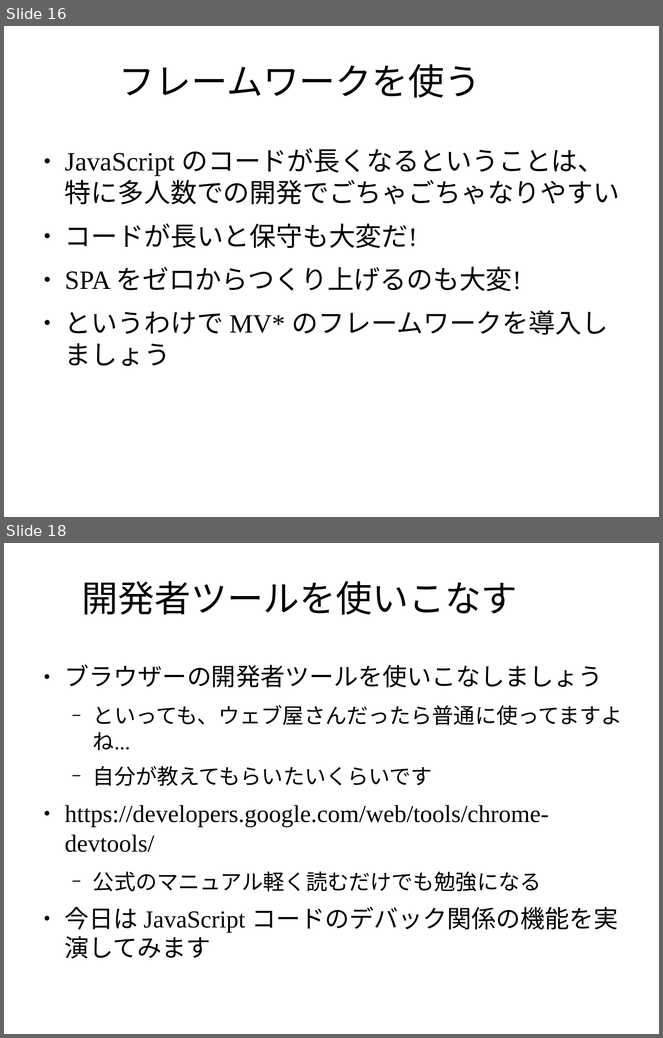
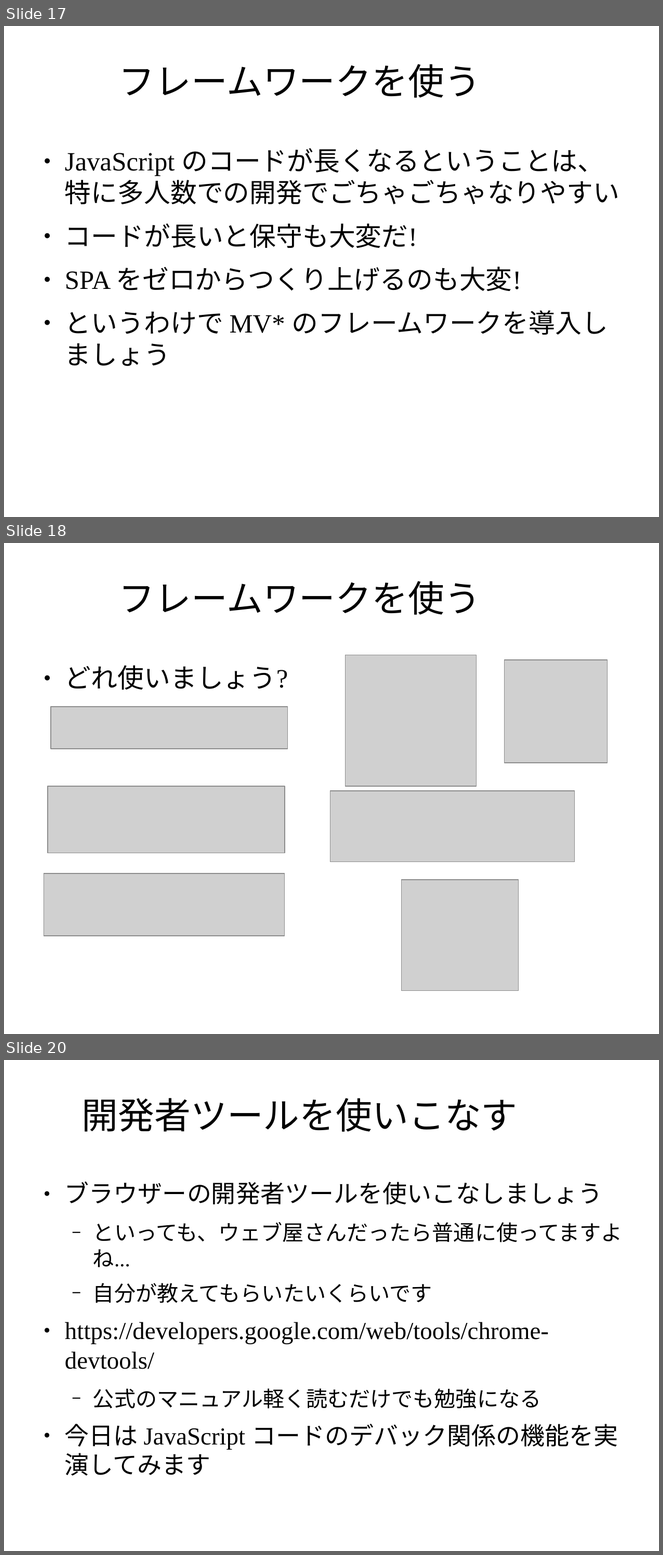
Before and after one commit to masakura/slides, a slide deck: html5jk#1/slide2.odp. Shown one above the other, each under a label of ours: slides 16 and 18 before the commit, slides 17, 18 and 20 after it; the slides between them are not shown. The pictures are 663x1038 and 663x1555 pixels, drawn with LibreOffice and Linux fonts; fonts in the diff are those of the drawing; grey boxes stand for pictures; background and template pictures are left out. Boxes give left, top, right and bottom in pixels: in the first picture for what was removed or moved away, otherwise in the second. Text is boxed around its words. In the diff, an @@ line names an element or a change of style, - is before the commit and + after.

Commit message:
MV* フレームワーク選別をわかりやすく書き換え

```diff
--- a/html5jk#1/slide2.odp
+++ b/html5jk#1/slide2.odp
@@ slide 18 added at (4,543,659,1034), background picture (left out) @@
@@ title added at (119,581,481,615), 44 pt, text #000000 @@
+フレームワークを使う
@@ text added at (65,665,288,690), 32 pt, text #000000 @@
+● どれ使いましょう?
@@ picture added at (345,655,477,787) @@
@@ picture added at (505,660,608,763) @@
@@ picture added at (51,707,287,749) @@
@@ picture added at (48,786,285,853) @@
@@ picture added at (331,791,575,862) @@
@@ picture added at (44,874,285,936) @@
@@ picture added at (402,880,519,991) @@
@@ what was slide 16 is now slide 17 @@
@@ what was slide 18 is now slide 20 @@
```
Also in this commit, not shown: 2 slides changed, 1 other slide added.
